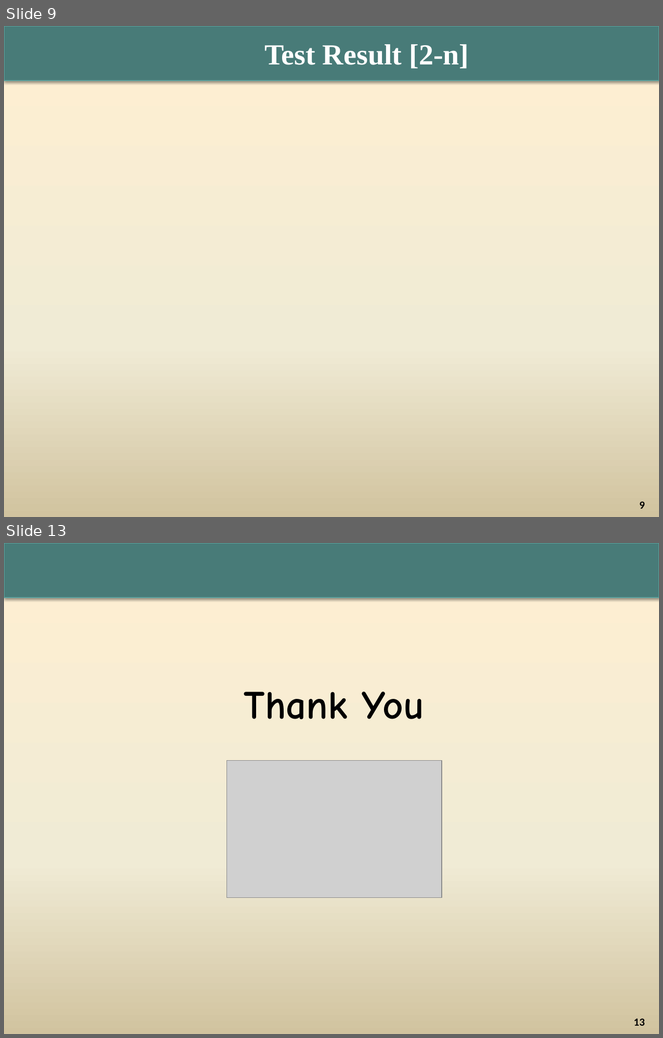
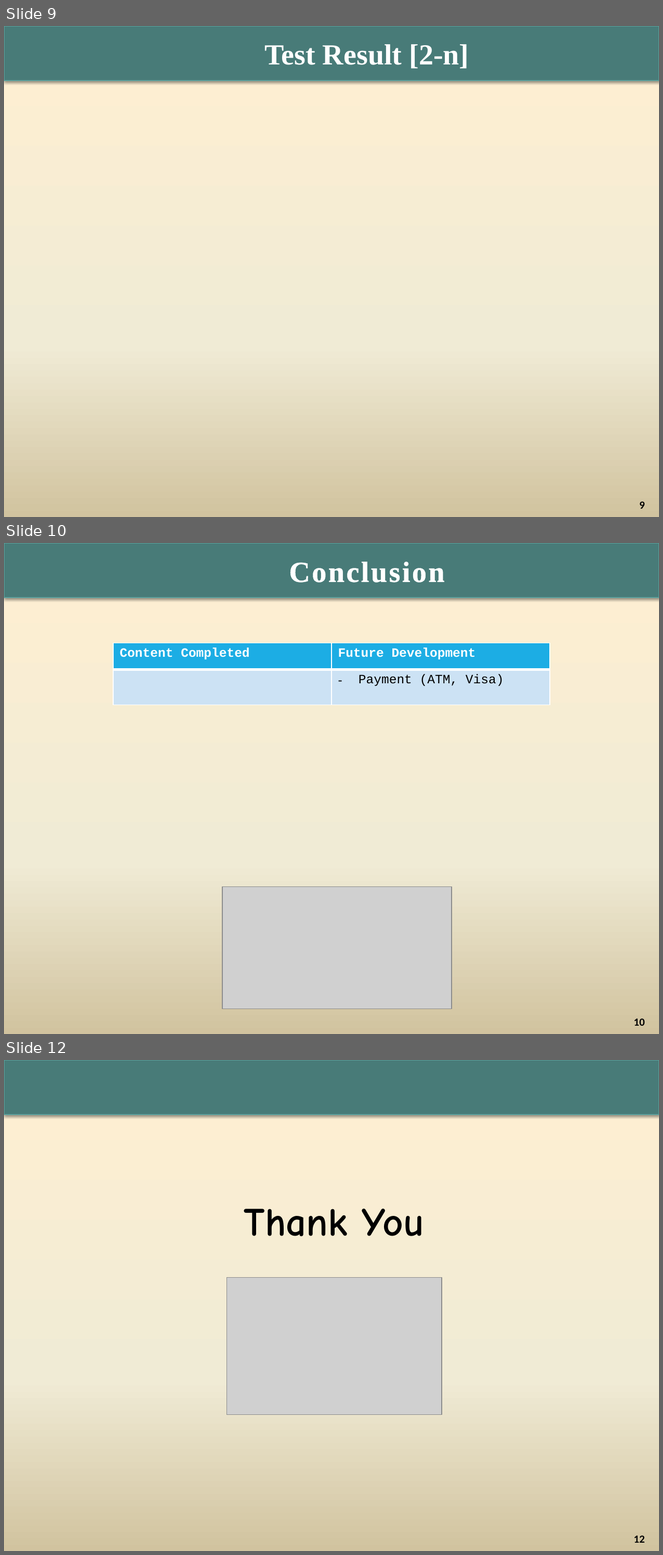
Before and after one commit to lety20391/Project4, a slide deck: G2_T11707E0_Project_Report.pptx. Shown one above the other, each under a label of ours: slides 9 and 13 before the commit, slides 9, 10 and 12 after it; the slides between them are not shown. The pictures are 663x1038 and 663x1555 pixels, drawn with LibreOffice and Linux fonts; fonts in the diff are those of the drawing; grey boxes stand for pictures; background and template pictures are left out. Boxes give left, top, right and bottom in pixels: in the first picture for what was removed or moved away, otherwise in the second. Text is boxed around its words. In the diff, an @@ line names an element or a change of style, - is before the commit and + after.

```diff
--- a/G2_T11707E0_Project_Report.pptx
+++ b/G2_T11707E0_Project_Report.pptx
@@ slide 10 added at [4,543,659,1034], background picture (left out); not listed: 1 template element that a slide beside it also shows @@
@@ title added at [289,562,444,583], 32 pt, text #FFFFFF, bold @@
+Conclusion
@@ table added at [113,643,550,716], 2 rows, 2 columns @@
+Content Completed | Future Development
+ | Payment (ATM, Visa)
@@ picture added at [222,887,452,1009] @@
@@ page number added at [634,1019,645,1026], 12 pt, text #000000, bold @@
+10
@@ what was slide 13 is now slide 12 @@
@@ page number at [634,1536,645,1543]: text changed @@
-13
+12
```
Also in this commit, not shown: 6 slides changed, 1 other slide added, 3 slides removed, 4 other files.
